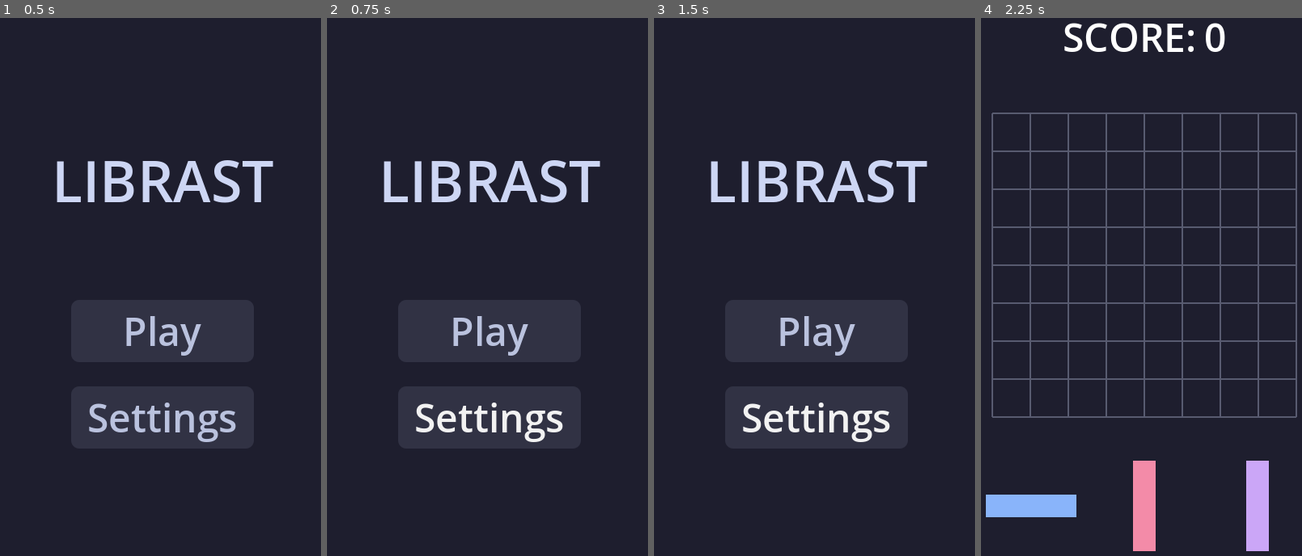
Above: before the commit, frames 1-4 (left to right).
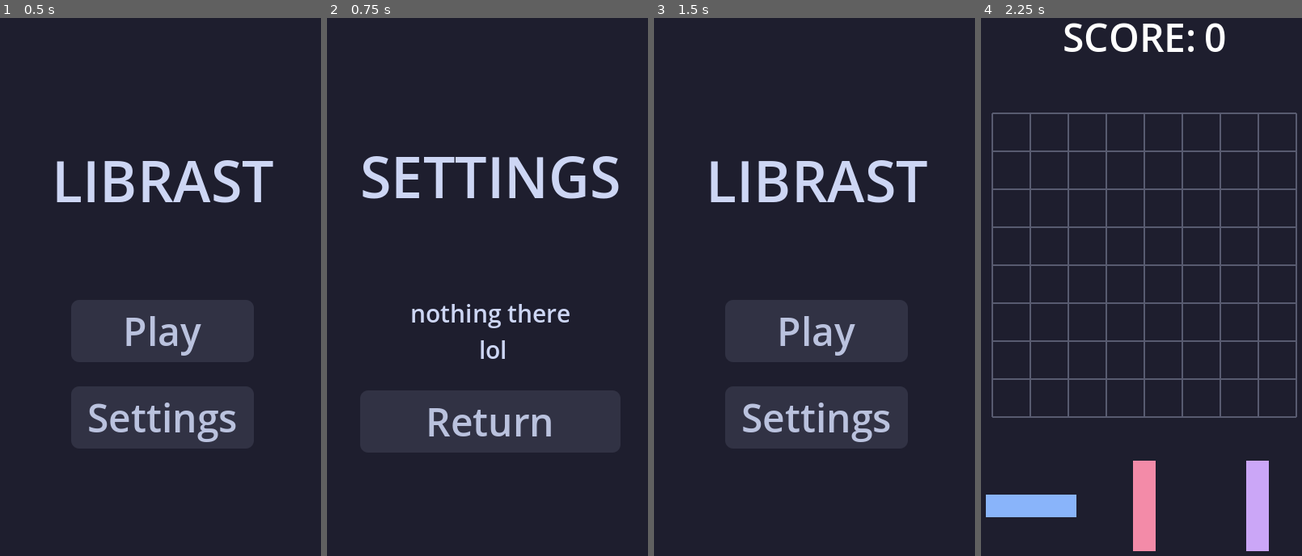
Above: after the commit, the same moments.

Repository: Piernikkk/librast
Game: Godot game, scene res://scenes/start_screen.tscn
Same seed, same stepped clock (60 frames per second), same inputs: the game is played once before the commit and once after it.
Inputs (mouse positions are in pixels of both pictures, inside the frame that each line leads up to):
- Up to frame 1 (0.5 s): no input
- Up to frame 2 (0.75 s): click "Settings" at 0.5 s
- Up to frame 3 (1.5 s): click (817, 421) at 1.25 s, where only the run after the commit has a clickable "Return"
- Up to frame 4 (2.25 s): click "Play" at 2 s

Frame 1 is identical in both runs. In frame 2, 6.2% of the frame differs, in the area x 11-91%, y 25-79%; in frame 3, 1.0%; in frame 4, nothing differs.

Commit message:
added settings screen

Diff:
--- a/scenes/game_over.tscn
+++ b/scenes/game_over.tscn
@@ -101,12 +101,12 @@
 [node name="Restart" type="Button" parent="MarginContainer/VBoxContainer/VBoxContainer"]
 layout_mode = 2
 theme = SubResource("Theme_racf3")
-text = "RESTART"
+text = "Restart"
 
 [node name="MainMenu" type="Button" parent="MarginContainer/VBoxContainer/VBoxContainer"]
 layout_mode = 2
 theme = SubResource("Theme_racf3")
-text = "MAIN MENU"
+text = "Main Menu"
 
 [connection signal="pressed" from="MarginContainer/VBoxContainer/VBoxContainer/Restart" to="." method="_on_restart_pressed"]
 [connection signal="pressed" from="MarginContainer/VBoxContainer/VBoxContainer/MainMenu" to="." method="_on_main_menu_pressed"]
--- /dev/null
+++ b/scenes/settings.tscn
@@ -0,0 +1,59 @@
+[gd_scene load_steps=3 format=3 uid="uid://r7xc7kjp0cfb"]
+
+[ext_resource type="Script" uid="uid://hve6riteixjc" path="res://scripts/settings.gd" id="1_r6d6q"]
+[ext_resource type="Theme" uid="uid://cmx0sw68bgwxm" path="res://styles/button_style.tres" id="2_6wm04"]
+
+[node name="Settings" type="Control"]
+layout_mode = 3
+anchors_preset = 15
+anchor_right = 1.0
+anchor_bottom = 1.0
+grow_horizontal = 2
+grow_vertical = 2
+script = ExtResource("1_r6d6q")
+
+[node name="MarginContainer" type="MarginContainer" parent="."]
+layout_mode = 1
+anchors_preset = 15
+anchor_right = 1.0
+anchor_bottom = 1.0
+grow_horizontal = 2
+grow_vertical = 2
+
+[node name="ColorRect" type="ColorRect" parent="MarginContainer"]
+layout_mode = 2
+color = Color(0.11764706, 0.11764706, 0.18039216, 1)
+
+[node name="VBoxContainer" type="VBoxContainer" parent="MarginContainer"]
+layout_mode = 2
+size_flags_horizontal = 4
+size_flags_vertical = 4
+theme_override_constants/separation = 100
+
+[node name="Label" type="Label" parent="MarginContainer/VBoxContainer"]
+layout_mode = 2
+size_flags_horizontal = 4
+theme_override_colors/font_color = Color(0.8039216, 0.8392157, 0.95686275, 1)
+theme_override_font_sizes/font_size = 70
+text = "SETTINGS"
+
+[node name="VBoxContainer" type="VBoxContainer" parent="MarginContainer/VBoxContainer"]
+layout_mode = 2
+theme_override_constants/separation = 30
+
+[node name="Label2" type="Label" parent="MarginContainer/VBoxContainer/VBoxContainer"]
+layout_mode = 2
+size_flags_horizontal = 4
+theme_override_colors/font_color = Color(0.8039216, 0.8392157, 0.95686275, 1)
+theme_override_font_sizes/font_size = 30
+text = "nothing there
+ lol"
+horizontal_alignment = 1
+
+[node name="Return" type="Button" parent="MarginContainer/VBoxContainer/VBoxContainer"]
+custom_minimum_size = Vector2(30, 30)
+layout_mode = 2
+theme = ExtResource("2_6wm04")
+text = "Return"
+
+[connection signal="pressed" from="MarginContainer/VBoxContainer/VBoxContainer/Return" to="." method="_on_return_pressed"]
--- a/scenes/start_screen.tscn
+++ b/scenes/start_screen.tscn
@@ -61,10 +61,11 @@
 theme = ExtResource("1_tx5wa")
 text = "Play"
 
-[node name="Button2" type="Button" parent="Main/VBoxContainer/VBoxContainer"]
+[node name="Settings" type="Button" parent="Main/VBoxContainer/VBoxContainer"]
 custom_minimum_size = Vector2(30, 30)
 layout_mode = 2
 theme = ExtResource("1_tx5wa")
 text = "Settings"
 
 [connection signal="pressed" from="Main/VBoxContainer/VBoxContainer/Play Button" to="." method="_on_play_pressed"]
+[connection signal="pressed" from="Main/VBoxContainer/VBoxContainer/Settings" to="." method="_on_settings_pressed"]
--- /dev/null
+++ b/scripts/settings.gd
@@ -0,0 +1,5 @@
+extends Control
+
+
+func _on_return_pressed() -> void:
+	get_tree().change_scene_to_file("res://scenes/start_screen.tscn");
--- a/scripts/start_screen.gd
+++ b/scripts/start_screen.gd
@@ -7,4 +7,4 @@
 	get_tree().change_scene_to_file("res://scenes/main_scene.tscn");
 
 func _on_settings_pressed() -> void:
-	return
+	get_tree().change_scene_to_file("res://scenes/settings.tscn");
Not shown, added: scripts/settings.gd.uid
